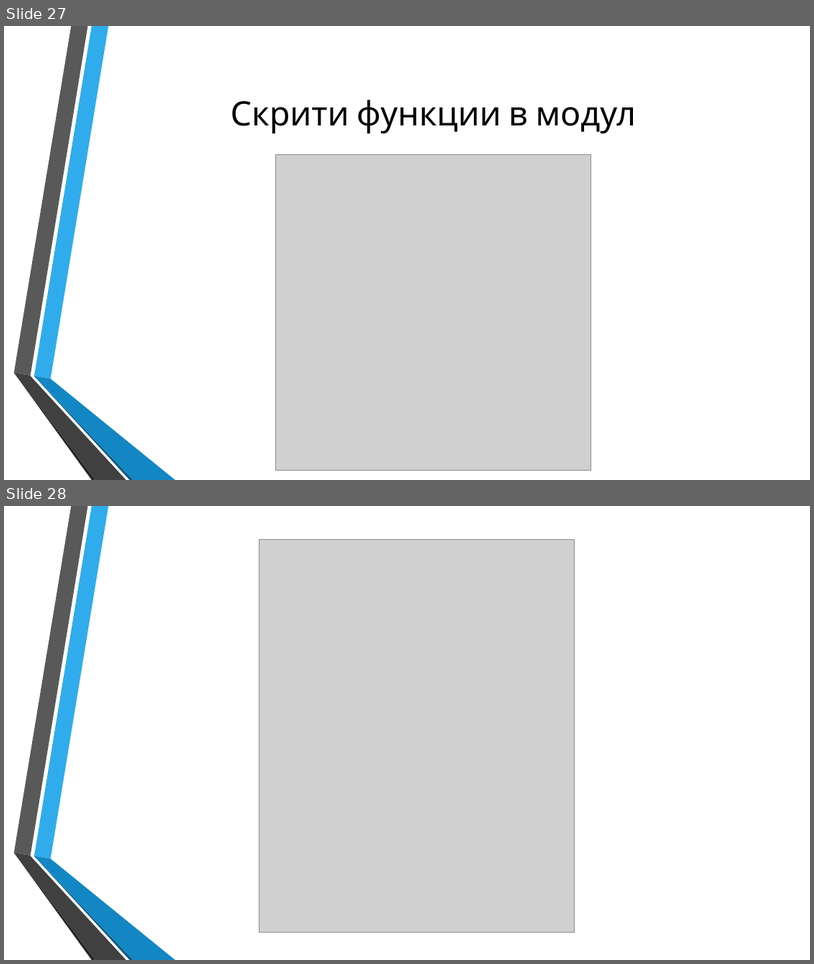
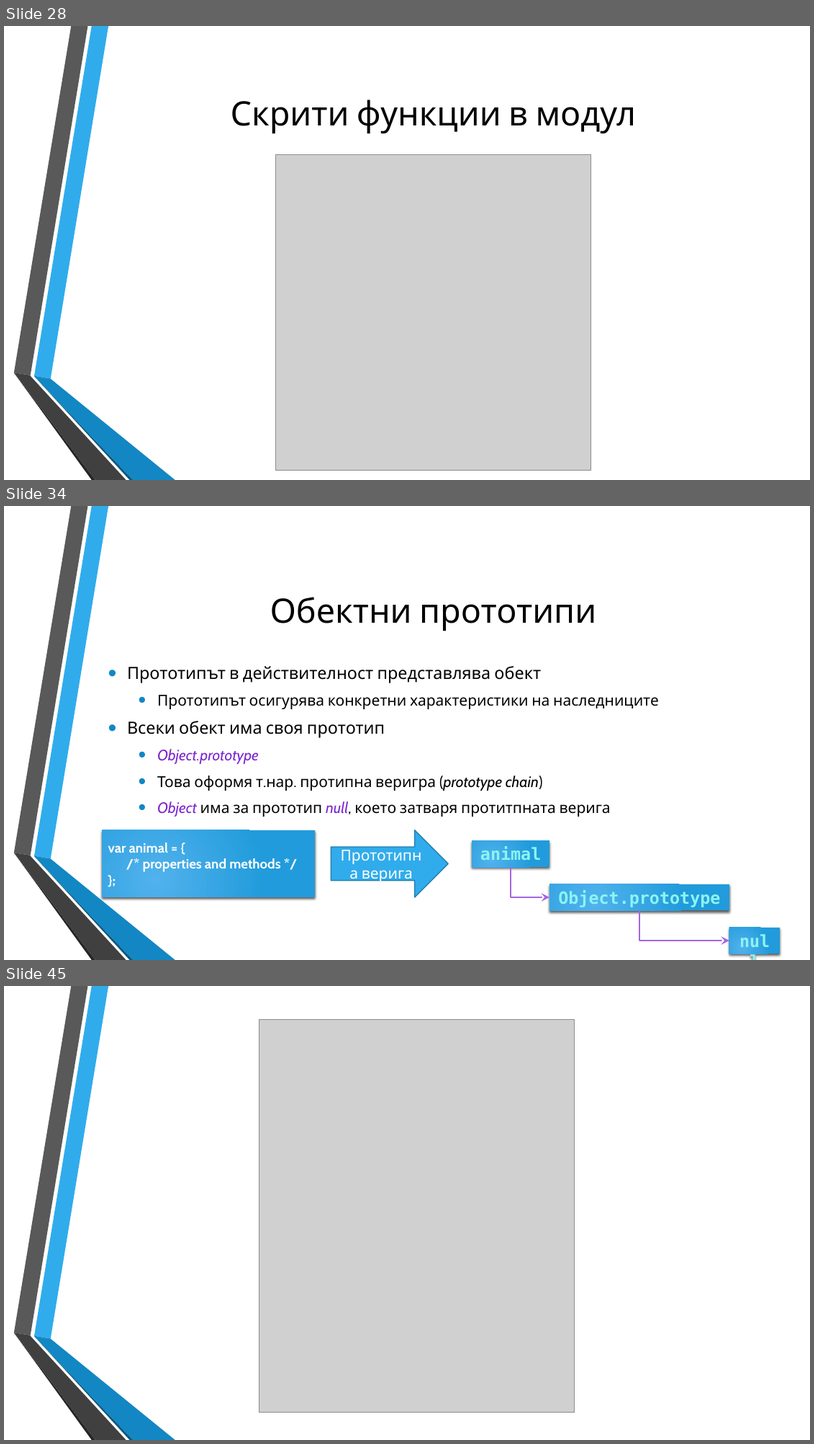
Before and after one commit to dnmitev/IT-Academy, a slide deck: JS Fundamentals/8.OOP/JS-OOP.pptx. Shown one above the other, each under a label of ours: slides 27 and 28 before the commit, slides 28, 34 and 45 after it; the slides between them are not shown. The pictures are 814x964 and 814x1444 pixels, drawn with LibreOffice and Linux fonts; fonts in the diff are those of the drawing; grey boxes stand for pictures; background and template pictures are left out. Boxes give left, top, right and bottom in pixels: in the first picture for what was removed or moved away, otherwise in the second. Text is boxed around its words. In the diff, an @@ line names an element or a change of style, - is before the commit and + after.

Commit message:
more work on the OOP lecture

```diff
--- a/JS Fundamentals/8.OOP/JS-OOP.pptx
+++ b/JS Fundamentals/8.OOP/JS-OOP.pptx
@@ slide 34 added at [4,506,810,960], background picture (left out); not listed: 6 template elements that a slide beside it also shows @@
@@ title added at [270,597,597,631], 40 pt, text #000000 @@
+Обектни прототипи
@@ text added at [127,666,659,816], 18 pt, text #000000 @@
+• Прототипът в действителност представлява обект
+  • Прототипът осигурява конкретни характеристики на наследниците
+• Всеки обект има своя прототип
+  • Object.prototype
+  • Това оформя т.нар. протипна веригра (prototype chain)
+  • Object има за прототип null, което затваря протитпната верига
@@ rectangle added at [102,830,315,897], fill gradient #51B3ED to #219CDB, 16 pt, text #FFFFFF, bold @@
+var animal = {
+/* properties and methods */
+};
@@ right arrow added at [332,830,449,897], fill #30ACEC, outline #247FAF 1.25 pt, 18 pt, text #FFFFFF @@
+Прототипна верига
@@ rectangle added at [472,841,550,867], fill gradient #51B3ED to #219CDB, 20 pt, text #8CF4F2, bold @@
+animal
@@ elbow arrow added from (511, 867) to (550, 897), #A666E1 1.25 pt @@
@@ rectangle added at [550,884,730,911], fill gradient #51B3ED to #219CDB, 20 pt, text #8CF4F2, bold @@
+Object.prototype
@@ elbow arrow added from (640, 910) to (730, 940), #A666E1 1.25 pt @@
@@ rectangle added at [730,927,781,954], fill gradient #51B3ED to #219CDB, 20 pt, text #8CF4F2, bold @@
+null
@@ what was slide 27 is now slide 28 @@
@@ what was slide 28 is now slide 45 @@
```
Also in this commit, not shown: 3 slides changed, 16 other slides added, 7 other files.
